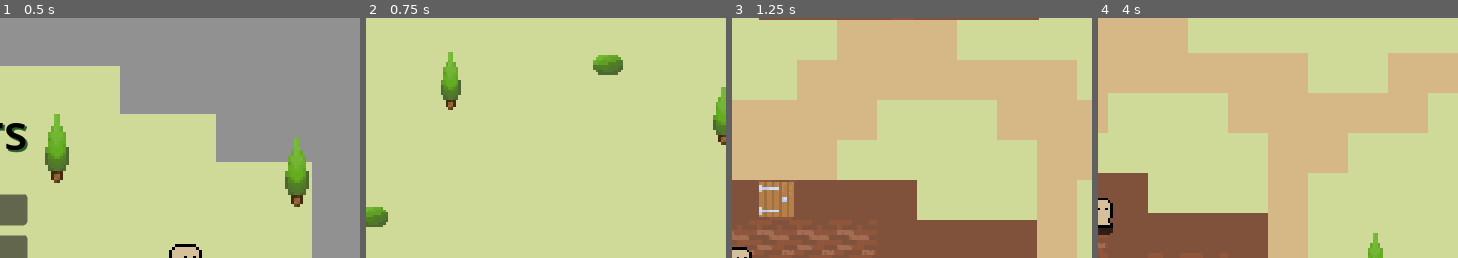
Above: before the commit, frames 1-4 (left to right).
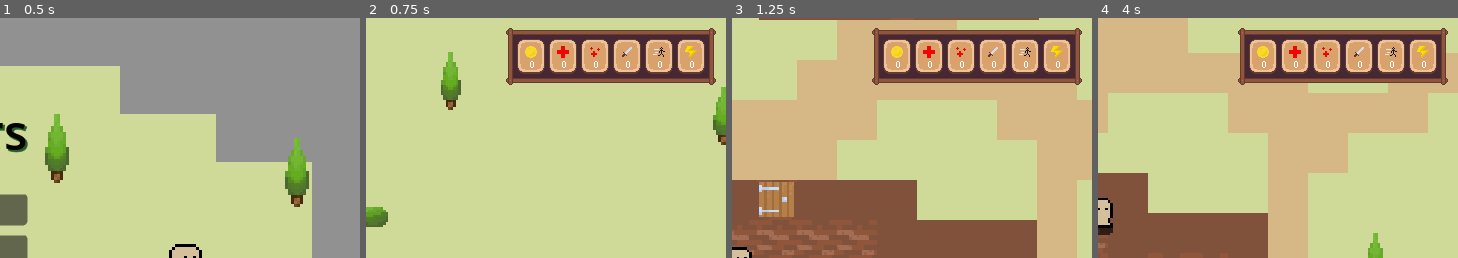
Above: after the commit, the same moments.

Repository: j0-ji/black-stairs
Game: Godot game, scene res://UI/Menu/MainMenu/main_menu.tscn
Two runs of this game, one before a commit and one after it. Both use one fixed random seed, a clock stepped at 60 frames per second and the inputs below.
Inputs:
- Up to frame 1 (0.5 s): no input
- Up to frame 2 (0.75 s): click "New Game" at 0.5 s
- Up to frame 3 (1.25 s): no input
- Up to frame 4 (4 s): hold Right (ui_right) 1.28-2.03 s; hold E (interaction) 1.28-2.03 s; hold Down (ui_down) 2.03-2.78 s; tap E (interaction) at 2.1, 3.6 s; hold Right (ui_right) 2.78-3.53 s; hold E (interaction) 2.78-3.53 s; tap Enter at 3.5 s; hold Up (ui_up) from 3.53 s (still down)
The pictures show only the part of the screen within x 50-100%, y 0-50%; the shares and areas given below are measured in that part.

Frame 1 is identical in both runs. In frame 2, 13% of the frame differs, in the area x 38-98%, y 4-28%; in frame 3, 13%; in frame 4, 13%.

Commit message:
#35: added hud to main scene

Diff:
--- a/Stages/Main/StageMain.tscn
+++ b/Stages/Main/StageMain.tscn
@@ -1,6 +1,7 @@
-[gd_scene load_steps=3 format=3 uid="uid://cw3e00mv7mbto"]
+[gd_scene load_steps=4 format=3 uid="uid://cw3e00mv7mbto"]
 
 [ext_resource type="Script" uid="uid://bfr5yja8l8ep0" path="res://Stages/Main/level_manager.gd" id="1_m3wgy"]
+[ext_resource type="PackedScene" uid="uid://qb7gthb0k6le" path="res://UI/HUD/hud.tscn" id="3_031fh"]
 [ext_resource type="PackedScene" uid="uid://q2frlqlrpjhg" path="res://Entities/Player/player.tscn" id="3_m3wgy"]
 
 [node name="Main" type="Node2D" node_paths=PackedStringArray("_player", "_location_root")]
@@ -18,3 +19,5 @@
 position = Vector2(153, -193)
 
 [node name="Items" type="Node2D" parent="GameRoot"]
+
+[node name="HUD" parent="." instance=ExtResource("3_031fh")]
